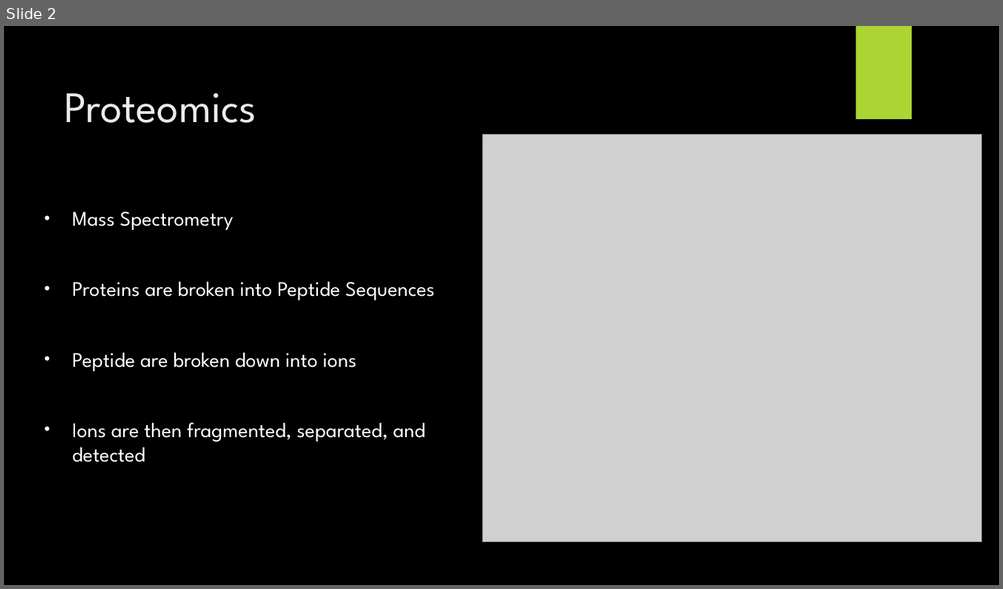
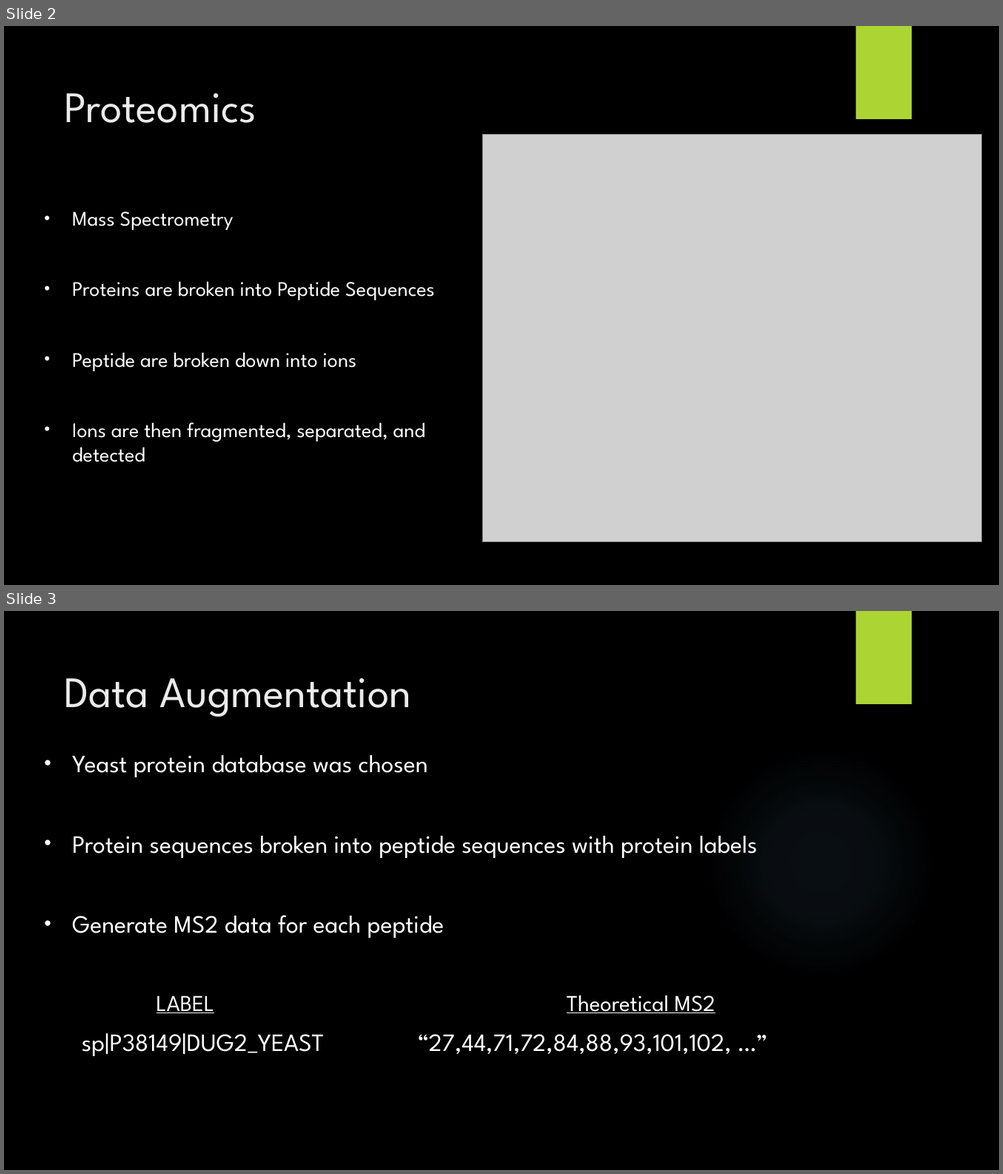
Before and after one commit to jkubath/MS2-Embeddings, a slide deck: Group7.pptx. Shown one above the other, each under a label of ours: slide 2 before the commit, slides 2 and 3 after it. The pictures are 1003x589 and 1003x1174 pixels, drawn with LibreOffice and Linux fonts; fonts in the diff are those of the drawing; grey boxes stand for pictures; background and template pictures are left out. Boxes give left, top, right and bottom in pixels: in the first picture for what was removed or moved away, otherwise in the second. Text is boxed around its words. In the diff, an @@ line names an element or a change of style, - is before the commit and + after.

```diff
--- a/Group7.pptx
+++ b/Group7.pptx
@@ slide 3 added at (x1=4, y1=611, x2=999, y2=1170), background picture (left out) @@
@@ rectangle added at (x1=855, y1=611, x2=911, y2=704), fill #ACD433 @@
@@ title added at (x1=64, y1=678, x2=412, y2=717), 42 pt, text #EBEBEB @@
+Data Augmentation
@@ subtitle added at (x1=72, y1=755, x2=757, y2=1056), 24 pt, text #FFFFFF @@
+• Yeast protein database was chosen
+• Protein sequences broken into peptide sequences with protein labels
+• Generate MS2 data for each peptide
+LABEL Theoretical MS2
+sp|P38149|DUG2_YEAST “27,44,71,72,84,88,93,101,102, …”
@@ ellipse added at (x1=706, y1=748, x2=936, y2=977), fill gradient #7AC4F0 @@
```
Also in this commit, not shown: 6 other slides added, 1 other file.
